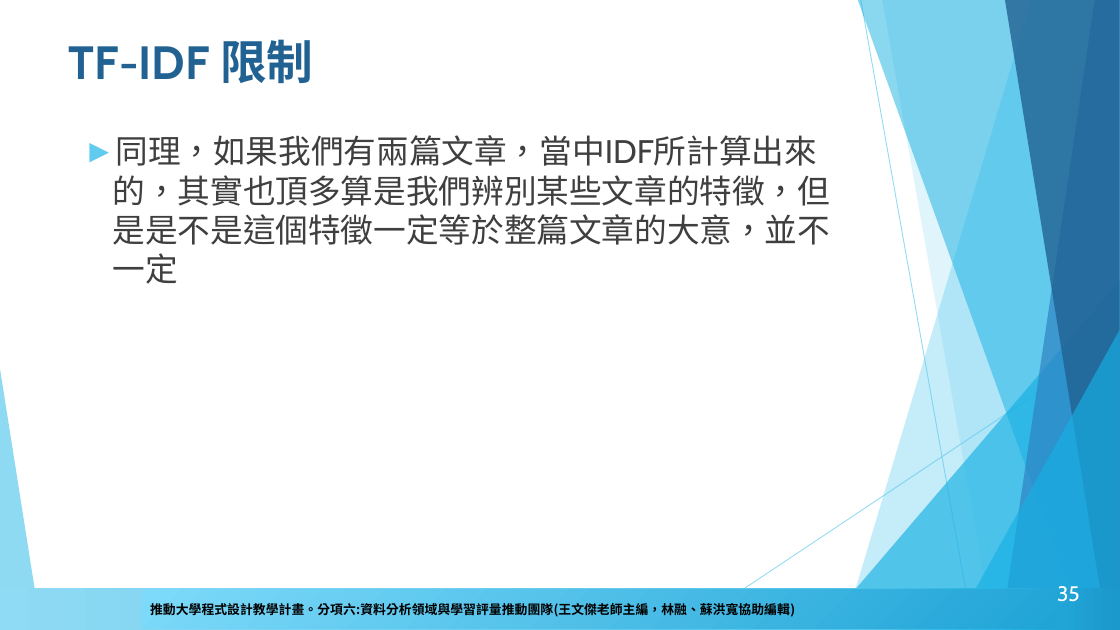
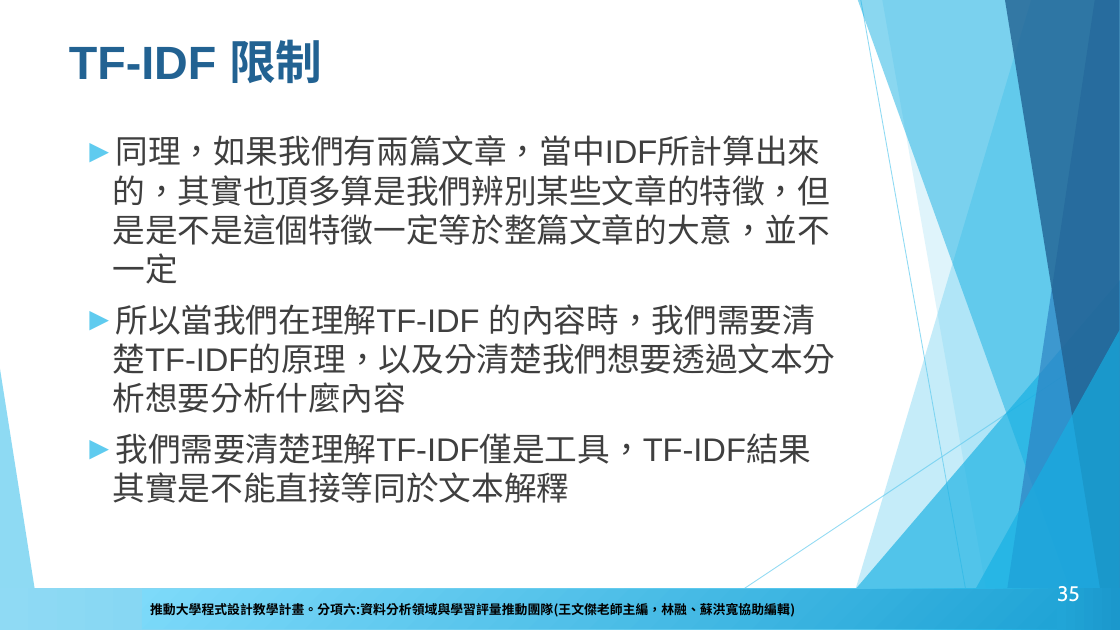
Before and after one commit to howardsukuan/textual-data-analysis-python, a slide deck: slide 35 of week02/文本分析與程式設計Week02.pptx. Drawn at 1120x630 pixels with LibreOffice and Linux fonts; fonts in the diff are those of the drawing; background and template pictures are left out. Boxes give left, top, right and bottom in pixels: in the first picture for what was removed or moved away, otherwise in the second. Text is boxed around its words. In the diff, an @@ line names an element or a change of style, - is before the commit and + after.

Commit message:
更新第二週連結(文章)

```diff
--- a/week02/文本分析與程式設計Week02.pptx
+++ b/week02/文本分析與程式設計Week02.pptx
@@ title "TF-IDF 限制" at <box>69,39,322,83</box>: font Cabin to Arial @@
@@ text at <box>113,135,831,284</box>: font Cabin to Arial in "同理，如果我們有兩篇文章，當中IDF所計算出來的，其實也頂多算是我們辨別某些文章的特徵，但是是不是這個特徵一定等於整篇文 ..." @@
@@ text at <box>113,304,836,464</box>: paragraphs added @@
+► 所以當我們在理解TF-IDF 的內容時，我們需要清楚TF-IDF的原理，以及分清楚我們想要透過文本分析想要分析什麼內容
+► 我們需要清楚理解TF-IDF僅是工具，TF-IDF結果其實是不能直接等同於文本解釋
```
Also in this commit, not shown: 21 other slides changed.
